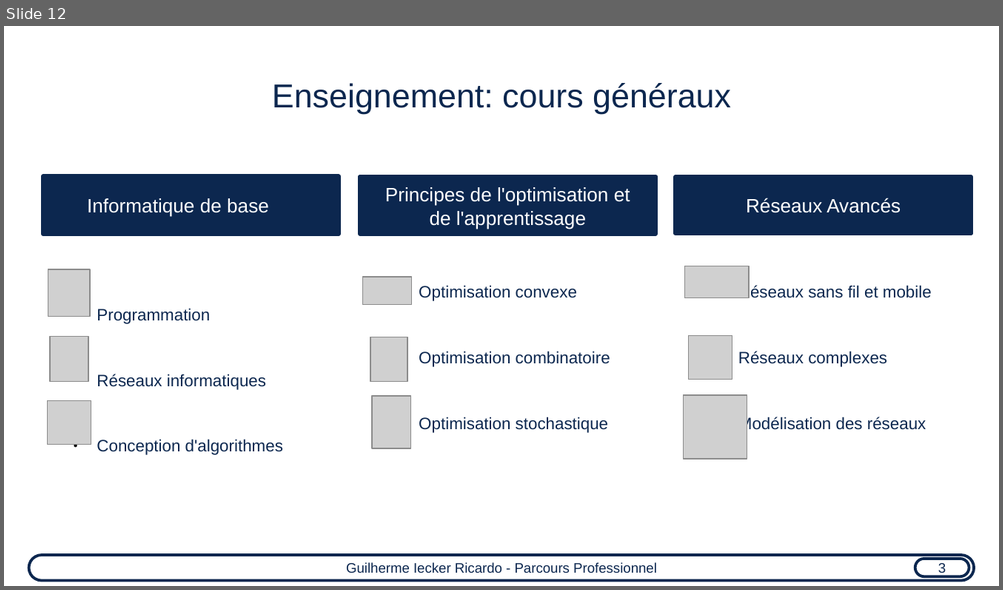
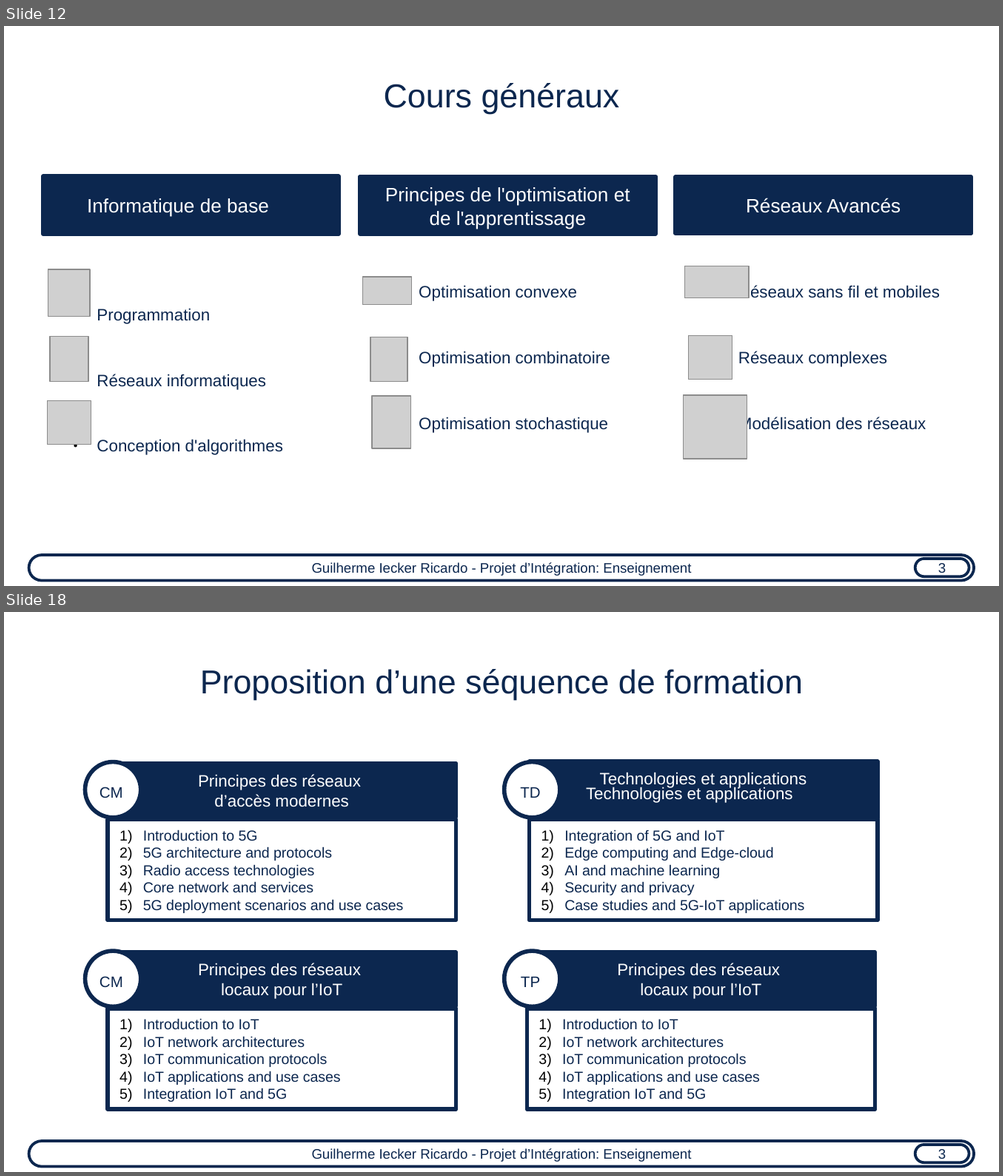
Before and after one commit to guilhermeir/mcf, a slide deck: toulouse_audition.odp. Shown one above the other, each under a label of ours: slide 12 before the commit, slides 12 and 18 after it; the slides between them are not shown. The pictures are 1003x590 and 1003x1176 pixels, drawn with LibreOffice and Linux fonts; fonts in the diff are those of the drawing; grey boxes stand for pictures. Boxes give left, top, right and bottom in pixels: in the first picture for what was removed or moved away, otherwise in the second. Text is boxed around its words. In the diff, an @@ line names an element or a change of style, - is before the commit and + after.

```diff
--- a/toulouse_audition.odp
+++ b/toulouse_audition.odp
@@ slide 18 added at (x1=4, y1=612, x2=999, y2=1172), background #FFFFFF @@
@@ title added at (x1=200, y1=669, x2=802, y2=700), 24 pt, text #0C274F @@
+Proposition d’une séquence de formation
@@ ellipse added at (x1=85, y1=762, x2=140, y2=818), fill #FFFFFF, outline #0C274F 3 pt @@
@@ rectangle added at (x1=108, y1=763, x2=455, y2=817), fill #0C274F, outline #0C274F 3 pt, 12 pt, text #FFFFFF @@
+Principes des réseaux
+d’accès modernes
@@ ellipse added at (x1=504, y1=762, x2=560, y2=818), fill #FFFFFF, outline #0C274F 3 pt @@
@@ rectangle added at (x1=529, y1=761, x2=877, y2=818), fill #0C274F, outline #0C274F 3 pt, 12 pt, text #FFFFFF @@
+Technologies et applications
@@ text added at (x1=99, y1=787, x2=123, y2=798), 11 pt, text #0C274F @@
+CM
@@ text added at (x1=520, y1=787, x2=540, y2=798), 11 pt, text #0C274F @@
+TD
@@ text added at (x1=600, y1=772, x2=806, y2=789), 12 pt, text #FFFFFF @@
+Technologies et applications
@@ rectangle added at (x1=108, y1=820, x2=455, y2=921), fill #FFFFFF, outline #0C274F 3 pt, 10.5 pt, text #0C274F @@
+1) Introduction to 5G
+2) 5G architecture and protocols
+3) Radio access technologies
+4) Core network and services
+5) 5G deployment scenarios and use cases
@@ rectangle added at (x1=529, y1=820, x2=877, y2=921), fill #FFFFFF, outline #0C274F 3 pt, 10.5 pt, text #0C274F @@
+1) Integration of 5G and IoT
+2) Edge computing and Edge-cloud
+3) AI and machine learning
+4) Security and privacy
+5) Case studies and 5G-IoT applications
@@ ellipse added at (x1=85, y1=951, x2=141, y2=1007), fill #FFFFFF, outline #0C274F 3 pt @@
@@ rectangle added at (x1=108, y1=952, x2=455, y2=1006), fill #0C274F, outline #0C274F 3 pt, 12 pt, text #FFFFFF @@
+Principes des réseaux
+locaux pour l’IoT
@@ ellipse added at (x1=504, y1=951, x2=560, y2=1007), fill #FFFFFF, outline #0C274F 3 pt @@
@@ rectangle added at (x1=527, y1=952, x2=875, y2=1006), fill #0C274F, outline #0C274F 3 pt, 12 pt, text #FFFFFF @@
+Principes des réseaux
+locaux pour l’IoT
@@ text added at (x1=99, y1=976, x2=123, y2=988), 11 pt, text #0C274F @@
+CM
@@ text added at (x1=521, y1=977, x2=540, y2=987), 11 pt, text #0C274F @@
+TP
@@ rectangle added at (x1=108, y1=1009, x2=455, y2=1109), fill #FFFFFF, outline #0C274F 3 pt, 10.5 pt, text #0C274F @@
+1) Introduction to IoT
+2) IoT network architectures
+3) IoT communication protocols
+4) IoT applications and use cases
+5) Integration IoT and 5G
@@ rectangle added at (x1=527, y1=1009, x2=875, y2=1109), fill #FFFFFF, outline #0C274F 3 pt, 10.5 pt, text #0C274F @@
+1) Introduction to IoT
+2) IoT network architectures
+3) IoT communication protocols
+4) IoT applications and use cases
+5) Integration IoT and 5G
@@ rounded rectangle added at (x1=29, y1=1141, x2=973, y2=1167), outline #0C274F 2.01 pt, 10 pt, text #0C274F @@
+Guilherme Iecker Ricardo - Projet d’Intégration: Enseignement
@@ rounded rectangle added at (x1=915, y1=1144, x2=969, y2=1162), outline #0C274F 2.01 pt, 10 pt, text #0C274F @@
+3
@@ slide 12 changed as well @@
@@ title at (x1=384, y1=83, x2=620, y2=114): text changed @@
-Enseignement: cours généraux
+Cours généraux
@@ text at (x1=738, y1=284, x2=939, y2=298): text changed @@
-● Réseaux sans fil et mobile
+● Réseaux sans fil et mobiles
@@ text in rounded rectangle at (x1=312, y1=562, x2=691, y2=576): text changed @@
-Guilherme Iecker Ricardo - Parcours Professionnel
+Guilherme Iecker Ricardo - Projet d’Intégration: Enseignement
```
Also in this commit, not shown: 9 other slides changed, 7 other slides added, 2 slides removed, 1 other file.
